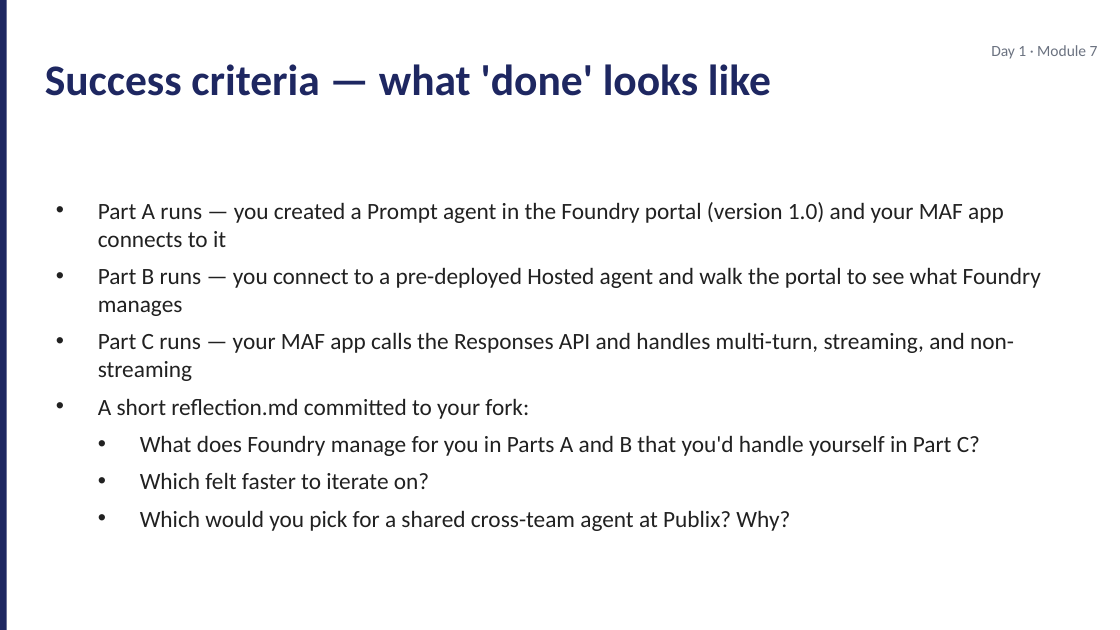
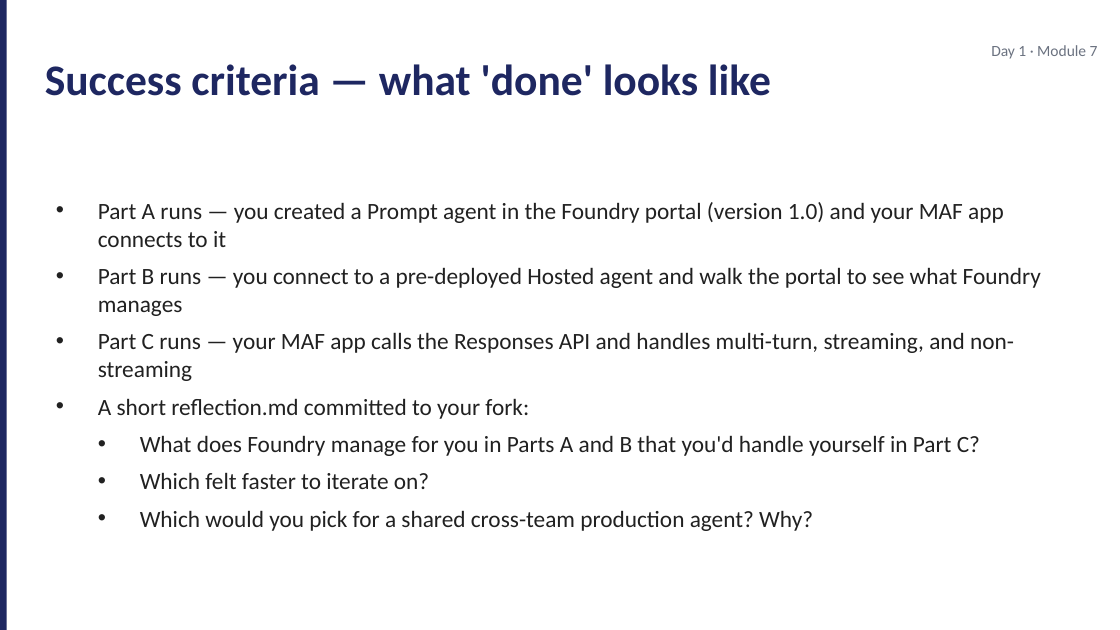
Before and after one commit to JimPiquant/Building-AI-Apps-and-Agents, a slide deck: slide 5 of decks/day1/module-7-lab-kickoff.pptx. Drawn at 1120x630 pixels with LibreOffice and Linux fonts; fonts in the diff are those of the drawing. Boxes give left, top, right and bottom in pixels: in the first picture for what was removed or moved away, otherwise in the second. Text is boxed around its words. In the diff, an @@ line names an element or a change of style, - is before the commit and + after.

```diff
--- a/decks/day1/module-7-lab-kickoff.pptx
+++ b/decks/day1/module-7-lab-kickoff.pptx
@@ text at [140,510,813,531]: text changed @@
-  • Which would you pick for a shared cross-team agent at Publix? Why?
+  • Which would you pick for a shared cross-team production agent? Why?
```
Also in this commit, not shown: 1 other slide changed, 28 other files.
